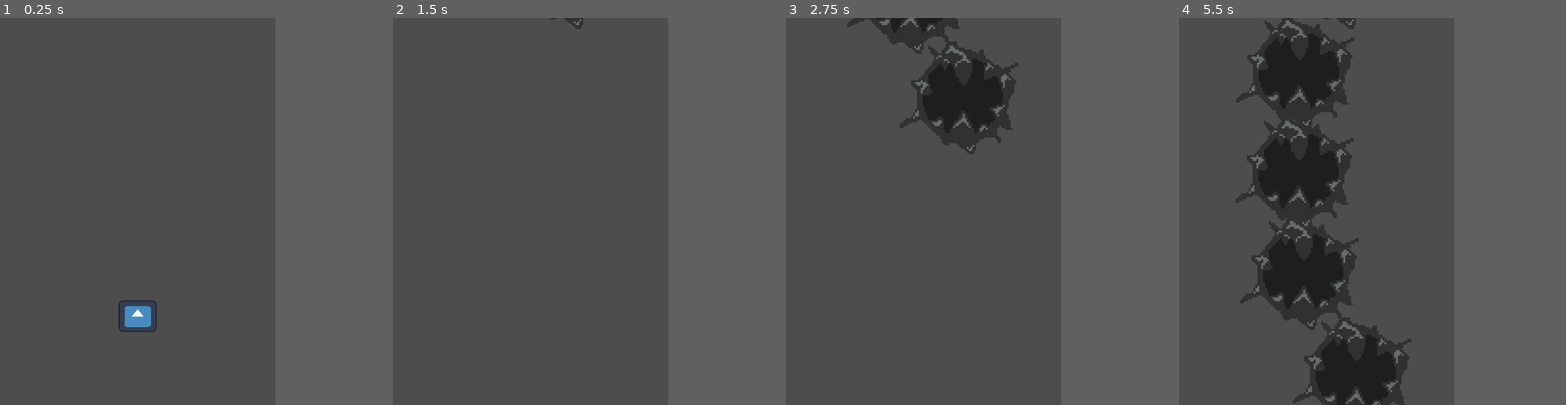
Above: before the commit, frames 1-4 (left to right).
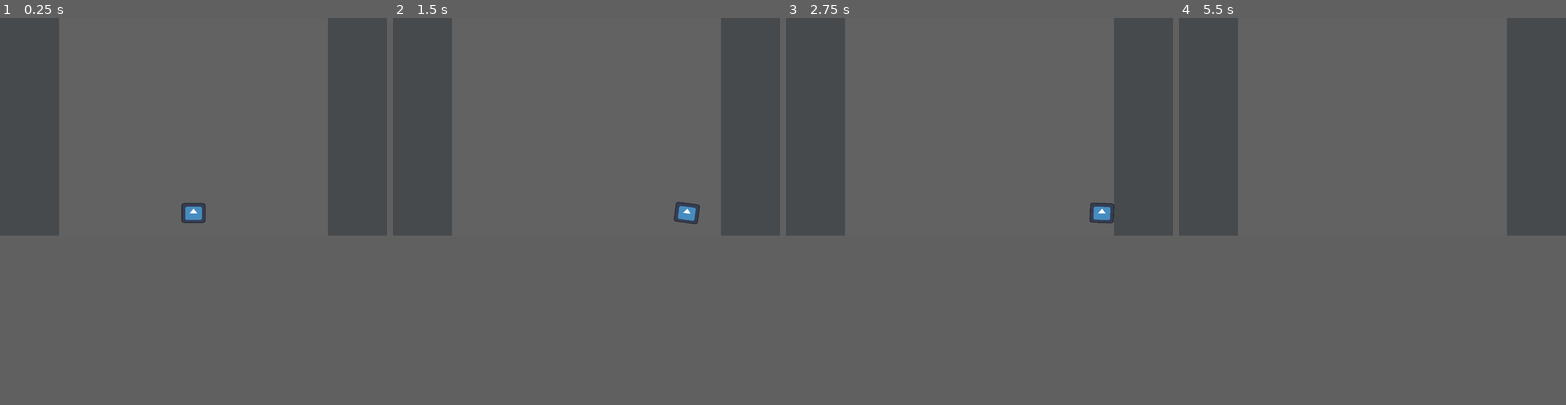
Above: after the commit, the same moments.

Repository: nilstop/runnergame
Game: Godot game, scene res://world.tscn
The game is run twice, just before and just after one commit, with the same random seed, the same clock (stepped at 60 frames per second) and the same inputs. The engine's default icon, where the game draws it, is replaced by a stand-in: a white triangle on a blue panel in a dark square.
Inputs (mouse positions are in pixels of both pictures, inside the frame that each line leads up to):
- Up to frame 1 (0.25 s): no input
- Up to frame 2 (1.5 s): tap Enter at 0.5 s; move the mouse to (590, 192) at 0.52 s; hold D (right) 0.53-1.25 s; tap Backspace at 0.6 s; click (590, 192) at 0.67 s; tap Space (jump) at 0.77 s; drag from (474, 230) to (660, 315) at 1.27 s
- Up to frame 3 (2.75 s): move the mouse to (952, 126) at 2.02 s; hold D (right) from 2.03 s (still down); tap F at 2.1 s
- Up to frame 4 (5.5 s): release D (right) at 2.75 s; drag from (1302, 288) to (1233, 153) at 2.77 s; move the mouse to (1399, 269) at 3.52 s; hold A (left) 3.53-4.25 s; tap Z at 3.6 s; tap Space (jump) at 3.77 s; drag from (1233, 153) to (1298, 48) at 4.27 s; move the mouse to (1329, 211) at 5.02 s; hold S from 5.03 s (still down); tap Delete at 5.1 s; click (1329, 211) at 5.17 s
The window is 569x800 before the commit and 800x450 after it. Grey fills any space a smaller window leaves; there, only what the larger window draws over its background counts as a difference.

The runs differ from the first frame. In frame 1, 8.3% of the frame differs, in the area x 30-85%, y 0-82%; in frame 2, 7.6%; in frame 3, 14%; in frame 4, 27%, in the area x 14-85%, y 0-100%.

Commit message:
collisionss

Diff:
--- a/runner-game/Hole/hole.tscn
+++ b/runner-game/Hole/hole.tscn
@@ -1,21 +1,71 @@
 [gd_scene format=3 uid="uid://dcnmluhmjgyu2"]
 
-[ext_resource type="Texture2D" uid="uid://dpnne7qpb7ilx" path="res://Hole/Hole.png" id="1_ln22a"]
 [ext_resource type="Script" uid="uid://dgktarssmwy0l" path="res://Hole/hole.gd" id="1_y0jvi"]
 
-[sub_resource type="CircleShape2D" id="CircleShape2D_1s0jb"]
-radius = 55.00909
+[sub_resource type="RectangleShape2D" id="RectangleShape2D_5chai"]
+size = Vector2(254, 54)
 
-[node name="Hole" type="Area2D" unique_id=1055306909]
+[sub_resource type="RectangleShape2D" id="RectangleShape2D_y0jvi"]
+size = Vector2(968, 84)
+
+[node name="Obstacle1" type="Area2D" unique_id=1055306909]
 collision_layer = 2
 collision_mask = 0
 script = ExtResource("1_y0jvi")
 
-[node name="Sprite2D" type="Sprite2D" parent="." unique_id=1441798869]
-position = Vector2(-8, 0)
-scale = Vector2(4, 4)
-texture = ExtResource("1_ln22a")
+[node name="ColorRect" type="ColorRect" parent="." unique_id=1666768422]
+anchors_preset = 8
+anchor_left = 0.5
+anchor_top = 0.5
+anchor_right = 0.5
+anchor_bottom = 0.5
+offset_left = -127.0
+offset_top = -28.0
+offset_right = 127.0
+offset_bottom = 26.0
+grow_horizontal = 2
+grow_vertical = 2
 
 [node name="CollisionShape2D" type="CollisionShape2D" parent="." unique_id=684278950]
 position = Vector2(0, -1)
-shape = SubResource("CircleShape2D_1s0jb")
+shape = SubResource("RectangleShape2D_5chai")
+
+[node name="ColorRect2" type="ColorRect" parent="." unique_id=1450969293]
+anchors_preset = 8
+anchor_left = 0.5
+anchor_top = 0.5
+anchor_right = 0.5
+anchor_bottom = 0.5
+offset_left = -1095.0
+offset_top = -43.0
+offset_right = -127.0
+offset_bottom = 41.0
+grow_horizontal = 2
+grow_vertical = 2
+color = Color(0.38431373, 0.38431373, 0.38431373, 1)
+
+[node name="ColorRect3" type="ColorRect" parent="." unique_id=1351801512]
+anchors_preset = 8
+anchor_left = 0.5
+anchor_top = 0.5
+anchor_right = 0.5
+anchor_bottom = 0.5
+offset_left = 126.0
+offset_top = -43.0
+offset_right = 1094.0
+offset_bottom = 41.0
+grow_horizontal = 2
+grow_vertical = 2
+color = Color(0.38431373, 0.38431373, 0.38431373, 1)
+
+[node name="WallArea" type="Area2D" parent="." unique_id=1217320646]
+collision_layer = 4
+collision_mask = 0
+
+[node name="CollisionShape2D" type="CollisionShape2D" parent="WallArea" unique_id=1519269552]
+position = Vector2(610, -1)
+shape = SubResource("RectangleShape2D_y0jvi")
+
+[node name="CollisionShape2D2" type="CollisionShape2D" parent="WallArea" unique_id=945936108]
+position = Vector2(-611, -1)
+shape = SubResource("RectangleShape2D_y0jvi")
--- a/runner-game/player.gd
+++ b/runner-game/player.gd
@@ -9,6 +9,7 @@
 
 # References
 @onready var animation_player: AnimationPlayer = $AnimationPlayer
+@onready var icon: Sprite2D = $Icon
 
 enum States {running, jumping}
 
@@ -32,7 +33,7 @@
 	# Movement
 	var direction := Input.get_axis("left", "right")
 	velocity.x = lerp(velocity.x, direction * turning_speed, 0.08)
-	rotation = deg_to_rad(velocity.x) * 0.05
+	icon.rotation = deg_to_rad(velocity.x) * 0.05
 	move_and_slide()
 
 	if Input.is_action_pressed("jump") and state == States.running and !just_jumped:
--- a/runner-game/player.tscn
+++ b/runner-game/player.tscn
@@ -46,7 +46,7 @@
 }
 
 [node name="Player" type="CharacterBody2D" unique_id=335185556]
-collision_mask = 0
+collision_mask = 8
 script = ExtResource("1_onrkg")
 turning_speed = 504
 jump_force = 1.0
@@ -55,10 +55,6 @@
 
 [node name="CollisionShape2D" type="CollisionShape2D" parent="." unique_id=361136176]
 shape = SubResource("RectangleShape2D_onrkg")
-
-[node name="Icon" type="Sprite2D" parent="." unique_id=956569711]
-scale = Vector2(0.625, 0.51587296)
-texture = ExtResource("1_4flbx")
 
 [node name="HoleArea" type="Area2D" parent="." unique_id=1787108608]
 collision_mask = 2
@@ -69,4 +65,8 @@
 [node name="AnimationPlayer" type="AnimationPlayer" parent="." unique_id=1182868893]
 libraries/ = SubResource("AnimationLibrary_i3pqv")
 
+[node name="Icon" type="Sprite2D" parent="." unique_id=1787197086]
+scale = Vector2(0.625, 0.515625)
+texture = ExtResource("1_4flbx")
+
 [connection signal="area_entered" from="HoleArea" to="." method="_on_area_2d_area_entered"]
--- a/runner-game/project.godot
+++ b/runner-game/project.godot
@@ -21,8 +21,8 @@
 
 [display]
 
-window/size/viewport_width=576
-window/size/viewport_height=810
+window/size/viewport_width=1280
+window/size/viewport_height=720
 window/stretch/mode="viewport"
 window/stretch/aspect="expand"
 
@@ -54,7 +54,9 @@
 [layer_names]
 
 2d_physics/layer_1="player"
-2d_physics/layer_2="hole"
+2d_physics/layer_2="hazard"
+2d_physics/layer_3="obstaclewall"
+2d_physics/layer_4="wall"
 
 [physics]
 
--- a/runner-game/spawner.gd
+++ b/runner-game/spawner.gd
@@ -7,5 +7,5 @@
 
 func inst(scene):
 	var instance = scene.instantiate()
-	instance.global_position = Vector2(randi_range(200, get_viewport_rect().size.x - 200), -200)
+	instance.global_position = Vector2(randi_range(400, get_viewport_rect().size.x - 400), -200)
 	add_child(instance)
--- a/runner-game/world.tscn
+++ b/runner-game/world.tscn
@@ -3,6 +3,9 @@
 [ext_resource type="PackedScene" uid="uid://btk50b4tilrvh" path="res://player.tscn" id="1_f3sb7"]
 [ext_resource type="Script" uid="uid://de2mcns8ys825" path="res://spawner.gd" id="2_fj7yv"]
 [ext_resource type="PackedScene" uid="uid://dcnmluhmjgyu2" path="res://Hole/hole.tscn" id="3_tlwt5"]
+
+[sub_resource type="RectangleShape2D" id="RectangleShape2D_tlwt5"]
+size = Vector2(280, 1148)
 
 [node name="World" type="Node2D" unique_id=557375940]
 
@@ -13,7 +16,64 @@
 [node name="Timer" type="Timer" parent="Spawner" unique_id=76258176]
 autostart = true
 
+[node name="ColorRect" type="ColorRect" parent="." unique_id=570985100]
+anchors_preset = 8
+anchor_left = 0.5
+anchor_top = 0.5
+anchor_right = 0.5
+anchor_bottom = 0.5
+offset_left = 195.0
+offset_top = -204.0
+offset_right = 1085.0
+offset_bottom = 944.0
+grow_horizontal = 2
+grow_vertical = 2
+size_flags_horizontal = 0
+color = Color(0.38321832, 0.38321835, 0.38321832, 1)
+
+[node name="ColorRect2" type="ColorRect" parent="." unique_id=1386999060]
+anchors_preset = 8
+anchor_left = 0.5
+anchor_top = 0.5
+anchor_right = 0.5
+anchor_bottom = 0.5
+offset_left = -63.0
+offset_top = -204.0
+offset_right = 195.0
+offset_bottom = 944.0
+grow_horizontal = 2
+grow_vertical = 2
+size_flags_horizontal = 0
+color = Color(0.279, 0.2895, 0.3, 1)
+
+[node name="ColorRect3" type="ColorRect" parent="." unique_id=189760043]
+anchors_preset = 8
+anchor_left = 0.5
+anchor_top = 0.5
+anchor_right = 0.5
+anchor_bottom = 0.5
+offset_left = 1085.0
+offset_top = -204.0
+offset_right = 1343.0
+offset_bottom = 944.0
+grow_horizontal = 2
+grow_vertical = 2
+size_flags_horizontal = 0
+color = Color(0.279, 0.2895, 0.3, 1)
+
 [node name="Player" parent="." unique_id=335185556 instance=ExtResource("1_f3sb7")]
-position = Vector2(288, 624)
+position = Vector2(640, 645)
+
+[node name="Walls" type="StaticBody2D" parent="." unique_id=1558719840]
+collision_layer = 8
+collision_mask = 0
+
+[node name="CollisionShape2D" type="CollisionShape2D" parent="Walls" unique_id=622495777]
+position = Vector2(55, 370)
+shape = SubResource("RectangleShape2D_tlwt5")
+
+[node name="CollisionShape2D2" type="CollisionShape2D" parent="Walls" unique_id=1328507864]
+position = Vector2(1225, 370)
+shape = SubResource("RectangleShape2D_tlwt5")
 
 [connection signal="timeout" from="Spawner/Timer" to="Spawner" method="_on_timer_timeout"]
